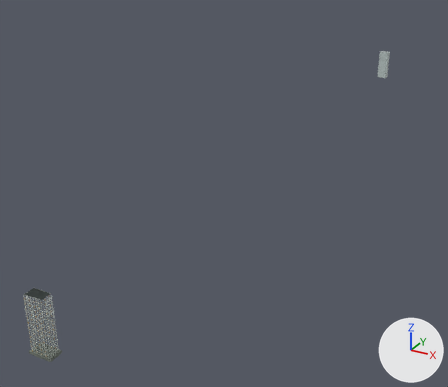
A saved change to the Blender file landmarks/assets/caixun-tower.blend.
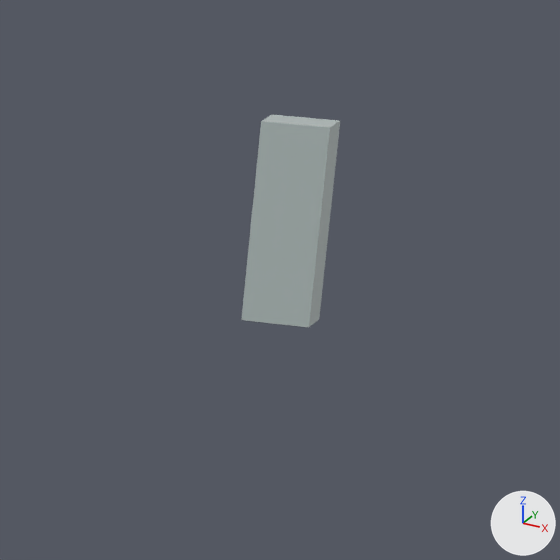
The first picture shows the older version from a camera (50 mm lens) standing at (1006.0, -3916.0, 909.0) and looking at (-167.0, -1783.0, -157.0). The close-ups show the older and then the newer version on the part from 77% to 93% of the width and 9% to 28% of the height of that picture. Only the edits that show in the close-ups are written down. The axes (+X, +Y, +Z) are drawn at lower right. The lights are the same throughout.

Names of what the first close-up shows: 'envelope'.
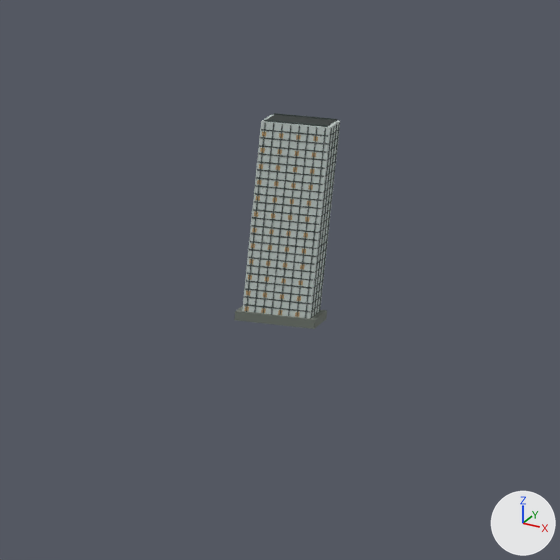
Pixel boxes (x1, y1, x2, y2) of what changed, in the close-ups (560 x 560 px):
```json
{"object": "fins", "change": "recoloured", "before": [246, 122, 340, 318], "after": [246, 122, 340, 318]}
{"object": "floor_bands", "change": "recoloured", "before": [243, 129, 339, 312], "after": [243, 129, 339, 312]}
{"object": "podium", "change": "reshaped", "after": [234, 306, 327, 329], "on screen": "not visible before"}
{"object": "roof_deck", "change": "reshaped", "after": [267, 114, 336, 126], "on screen": "not visible before"}
{"object": "parapet", "change": "recoloured, reshaped", "after": [264, 113, 337, 127], "on screen": "not visible before"}
{"part": 3, "of": "me_fins", "change": "added", "after": [246, 122, 340, 318]}
{"part": 4, "of": "me_night_windows", "change": "added", "after": [244, 132, 318, 317]}
```

Scene script edits in JSON lines:
```json
{"op": "set", "path": "mat_metal.base_color", "old": "(0.665, 0.723, 0.672)", "new": "(0.0685, 0.0908, 0.0844)", "note": "light grey #d5ddd6 -> dark grey #4a5552"}
{"block": "me_roof_deck", "where": "# used by ob_roof_deck; location = (0.0, 0.0, 0.0)"}
{"op": "remove", "block": "me_roof_deck", "code": "me_roof_deck.from_pydata(...)  # 24 vertices, 6 faces; spans x 63.3..112.9, y -3110.3..-3080.8, z 159.4..159.9"}
{"op": "add", "block": "me_roof_deck", "code": "me_roof_deck.from_pydata(...)  # 8 vertices, 6 faces; spans x -24.8..24.8, y -14.8..14.7, z 159.4..159.9"}
{"block": "me_roof_deck", "change": "me_roof_deck part 1: 8 vertices added at x -24.8..24.8, y -14.8..14.7, z 159.4..159.9"}
{"block": "me_roof_deck", "change": "other edits to the shape of me_roof_deck do not show in these pictures"}
{"block": "me_parapet", "where": "# used by ob_parapet; location = (0.0, 0.0, 0.0)"}
{"op": "remove", "block": "me_parapet", "code": "me_parapet.from_pydata(...)  # 48 vertices, 12 faces; spans x 62.7..113.5, y -3110.8..-3080.2, z 159.2..160.5"}
{"op": "add", "block": "me_parapet", "code": "me_parapet.from_pydata(...)  # 16 vertices, 12 faces; spans x -25.4..25.4, y -15.3..15.3, z 159.2..160.5"}
{"block": "me_parapet", "change": "me_parapet part 2: 16 vertices added at x -25.4..25.4, y -15.3..15.3, z 159.2..160.5"}
{"block": "me_parapet", "change": "other edits to the shape of me_parapet do not show in these pictures"}
{"block": "me_fins", "where": "# used by ob_fins; location = (0.0, 0.0, 0.0)"}
{"op": "remove", "block": "me_fins", "code": "me_fins.from_pydata(...)  # 576 vertices, 144 faces; spans x 60.0..116.0, y -3113.0..-3078.0, z 0.0..158.0"}
{"op": "add", "block": "me_fins", "code": "me_fins.from_pydata(...)  # 192 vertices, 144 faces; spans x -28.0..28.0, y -17.0..17.0, z 0.0..158.0"}
{"block": "me_fins", "change": "me_fins part 3: 192 vertices added at x -28.0..28.0, y -17.0..17.0, z 0.0..158.0"}
{"block": "me_fins", "change": "other edits to the shape of me_fins do not show in these pictures"}
{"block": "me_night_windows", "where": "# used by ob_night_windows; location = (0.0, 0.0, 0.0)"}
{"op": "remove", "block": "me_night_windows", "code": "me_night_windows.from_pydata(...)  # 384 vertices, 96 faces; spans x 62.3..107.0, y -3112.0..-3079.1, z 7.7..151.3"}
{"op": "add", "block": "me_night_windows", "code": "me_night_windows.from_pydata(...)  # 384 vertices, 96 faces; spans x -25.8..18.9, y -16.5..16.4, z 7.7..151.3"}
{"block": "me_night_windows", "change": "me_night_windows part 4: 192 vertices added at x -25.4..18.9, y -16.5..-16.0, z 7.7..151.3"}
{"block": "me_night_windows", "change": "other edits to the shape of me_night_windows do not show in these pictures"}
{"block": "me_podium", "where": "# used by ob_podium; location = (0.0, 0.0, 0.0)"}
{"op": "remove", "block": "me_podium", "code": "me_podium.from_pydata(...)  # 24 vertices, 6 faces; spans x 55.5..120.7, y -3114.9..-3076.2, z 0.0..7.2"}
{"op": "add", "block": "me_podium", "code": "me_podium.from_pydata(...)  # 8 vertices, 6 faces; spans x -32.6..32.6, y -19.4..19.3, z 0.0..7.2"}
{"block": "me_podium", "change": "me_podium part 5: 8 vertices added at x -32.6..32.6, y -19.4..19.3, z 0.0..7.2"}
{"block": "me_podium", "change": "other edits to the shape of me_podium do not show in these pictures"}
```
